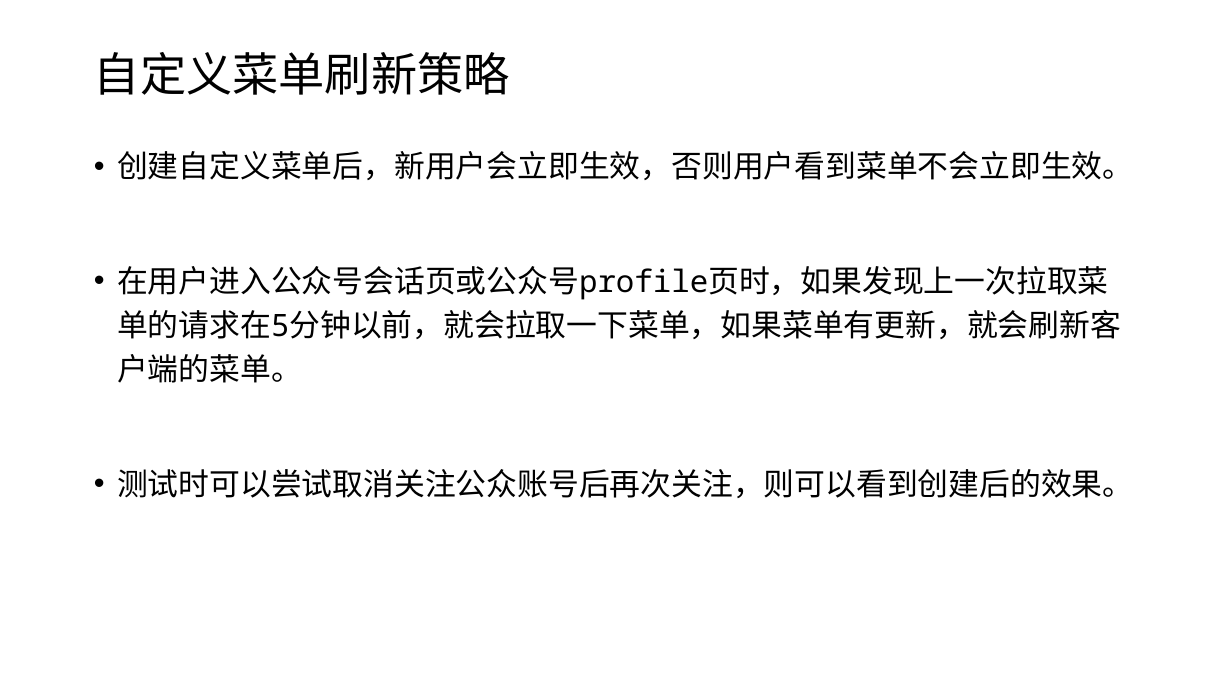
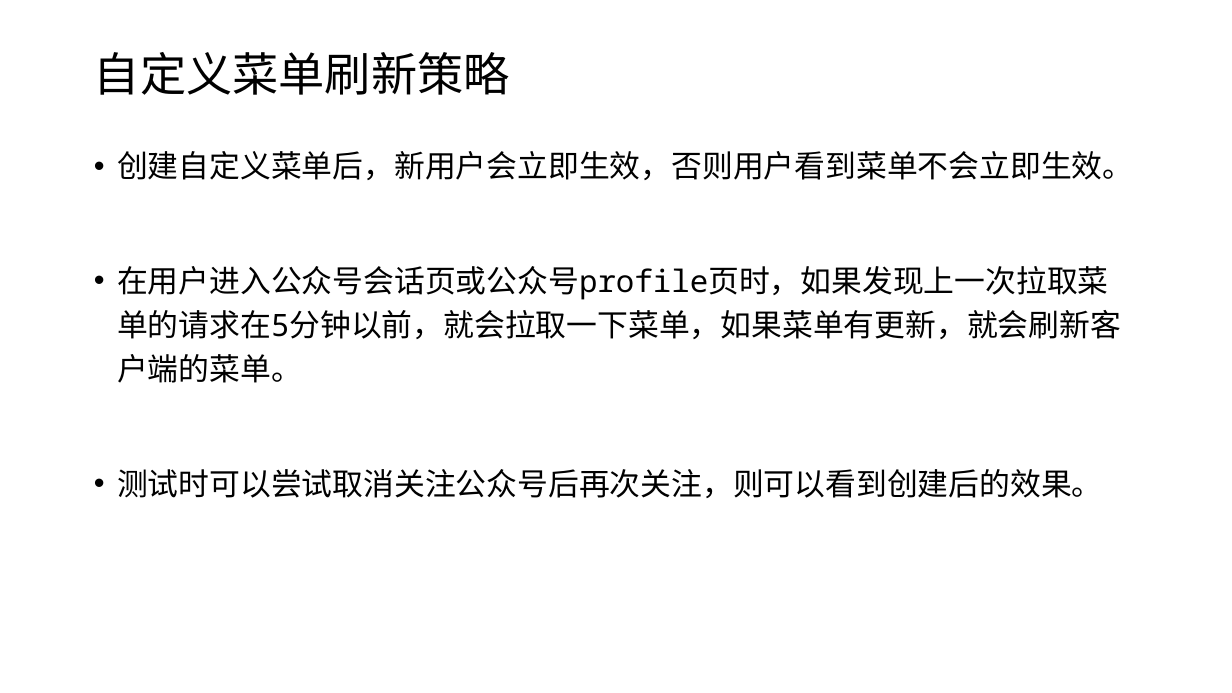
Before and after one commit to edu2act/course-wechat-and-miniprogram, a slide deck: slide 10 of ch05/自定义菜单.pptx. Drawn at 1232x693 pixels with LibreOffice and Linux fonts; fonts in the diff are those of the drawing. Boxes give left, top, right and bottom in pixels: in the first picture for what was removed or moved away, otherwise in the second. Text is boxed around its words. In the diff, an @@ line names an element or a change of style, - is before the commit and + after.

```diff
--- a/ch05/自定义菜单.pptx
+++ b/ch05/自定义菜单.pptx
@@ text at box(117, 469, 1103, 498): text changed @@
-• 测试时可以尝试取消关注公众账号后再次关注，则可以看到创建后的效果。
+• 测试时可以尝试取消关注公众号后再次关注，则可以看到创建后的效果。
```
Also in this commit, not shown: 3 other files.
